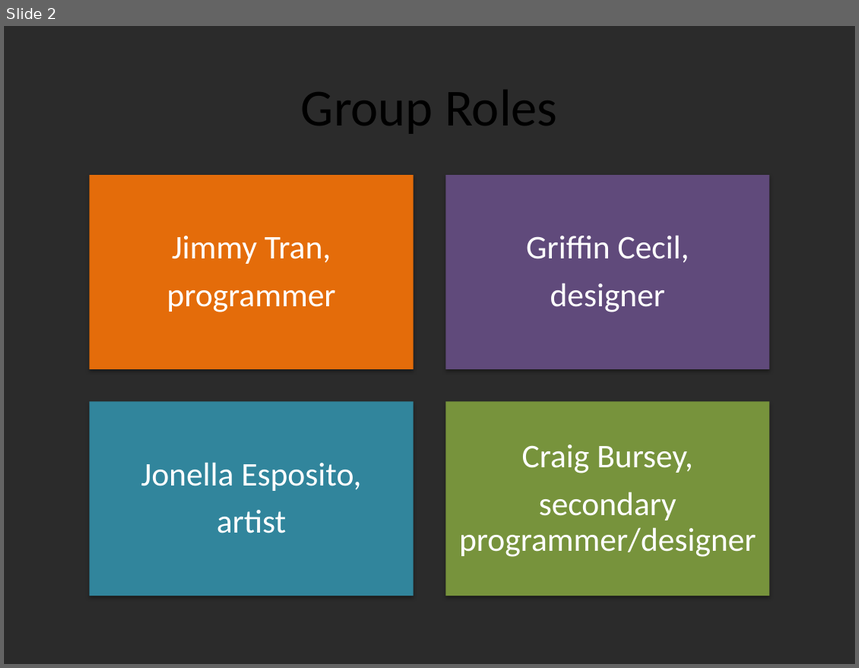
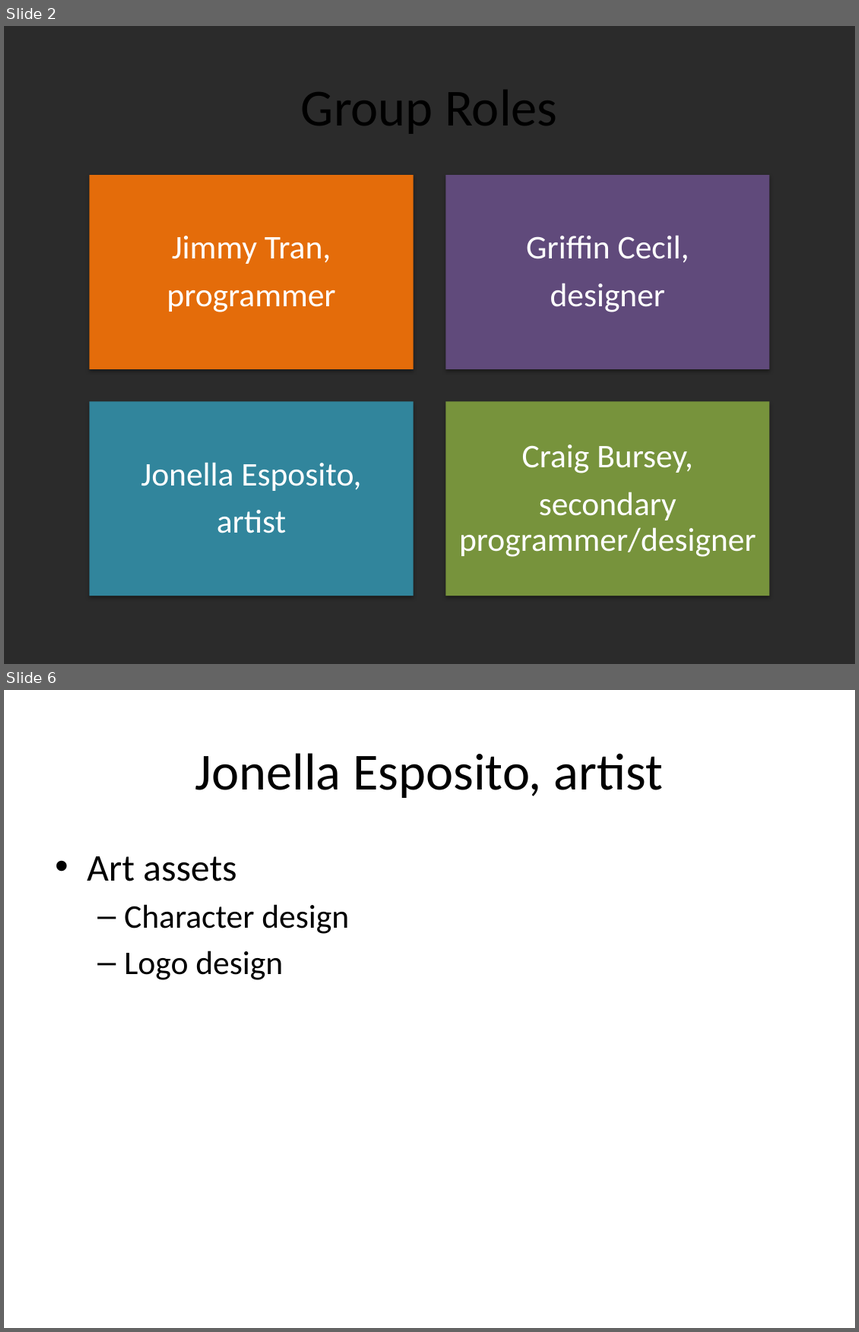
Before and after one commit to Jeemie/Ayee, a slide deck: WPIn Love, Status Update.pptx. Shown one above the other, each under a label of ours: slide 2 before the commit, slides 2 and 6 after it; the slides between them are not shown. The pictures are 859x668 and 859x1332 pixels, drawn with LibreOffice and Linux fonts; fonts in the diff are those of the drawing; background and template pictures are left out; a plain dark background stands for a picture behind light text. Boxes give left, top, right and bottom in pixels: in the first picture for what was removed or moved away, otherwise in the second. Text is boxed around its words. In the diff, an @@ line names an element or a change of style, - is before the commit and + after.

```diff
--- a/WPIn Love, Status Update.pptx
+++ b/WPIn Love, Status Update.pptx
@@ slide 6 added at (4, 690, 855, 1328), background picture (left out) @@
@@ title added at (196, 753, 663, 798), 44 pt, text #000000 @@
+Jonella Esposito, artist
@@ text added at (87, 856, 349, 980), 28 pt, text #000000 @@
+• Art assets
+  – Character design
+  – Logo design
```
Also in this commit, not shown: 2 slides changed, 5 other slides added.
